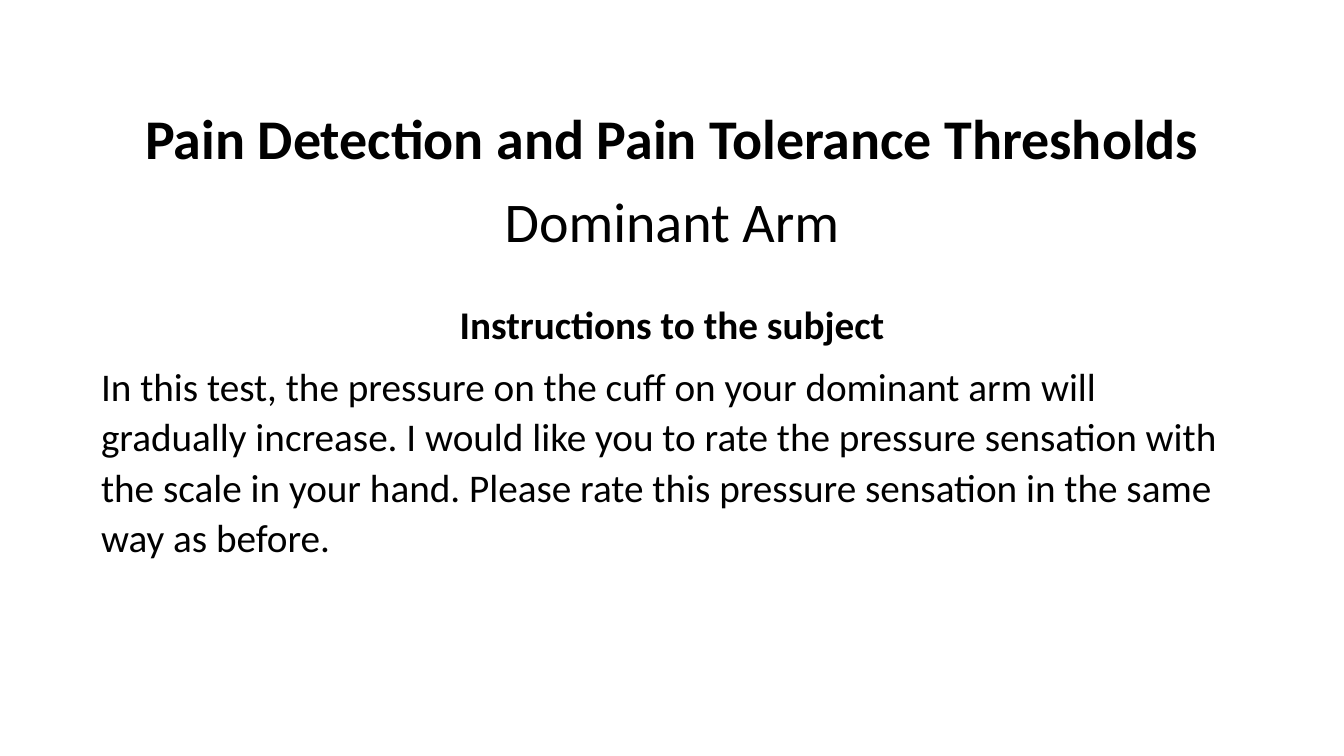
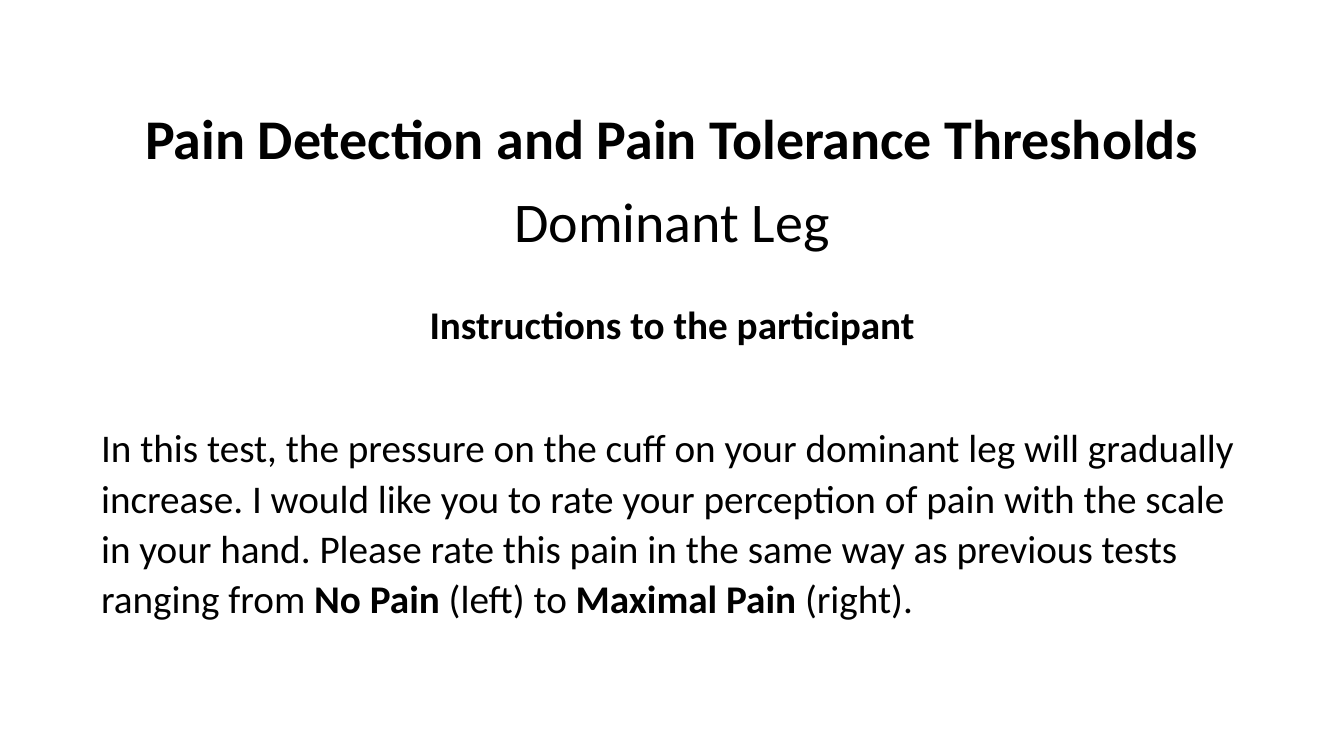
Before and after one commit to LabBench-Society/Protocols.Beta, a slide deck: slide 18 of docs/painEffort/Images.pptx. Drawn at 1344x756 pixels with LibreOffice and Linux fonts; fonts in the diff are those of the drawing. Boxes give left, top, right and bottom in pixels: in the first picture for what was removed or moved away, otherwise in the second. Text is boxed around its words. In the diff, an @@ line names an element or a change of style, - is before the commit and + after.

Commit message:
Updates Images for the Pain Effort Protocol

```diff
--- a/docs/painEffort/Images.pptx
+++ b/docs/painEffort/Images.pptx
@@ text at (101, 203, 1234, 620): text changed @@
-Dominant Arm
-Instructions to the subject
-In this test, the pressure on the cuff on your dominant arm will gradually increase. I would like you to rate the pressure sensation with the scale in your hand. Please rate this pressure sensation in the same way as before.
+Dominant Leg
+Instructions to the participant
+In this test, the pressure on the cuff on your dominant leg will gradually increase. I would like you to rate your perception of pain with the scale in your hand. Please rate this pain in the same way as previous tests ranging from No Pain (left) to Maximal Pain (right).
```
Also in this commit, not shown: 9 other slides changed, 19 other files.
